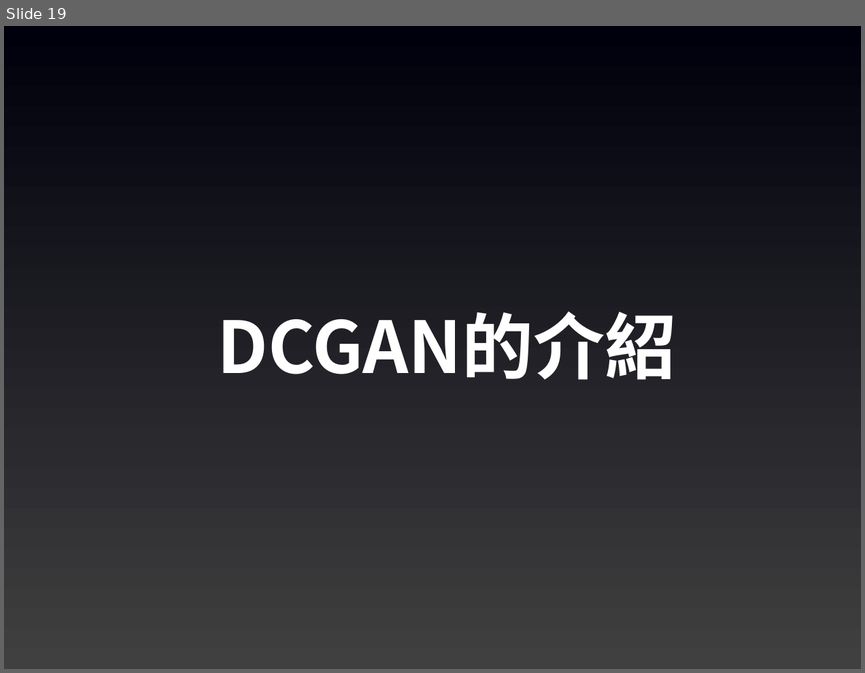
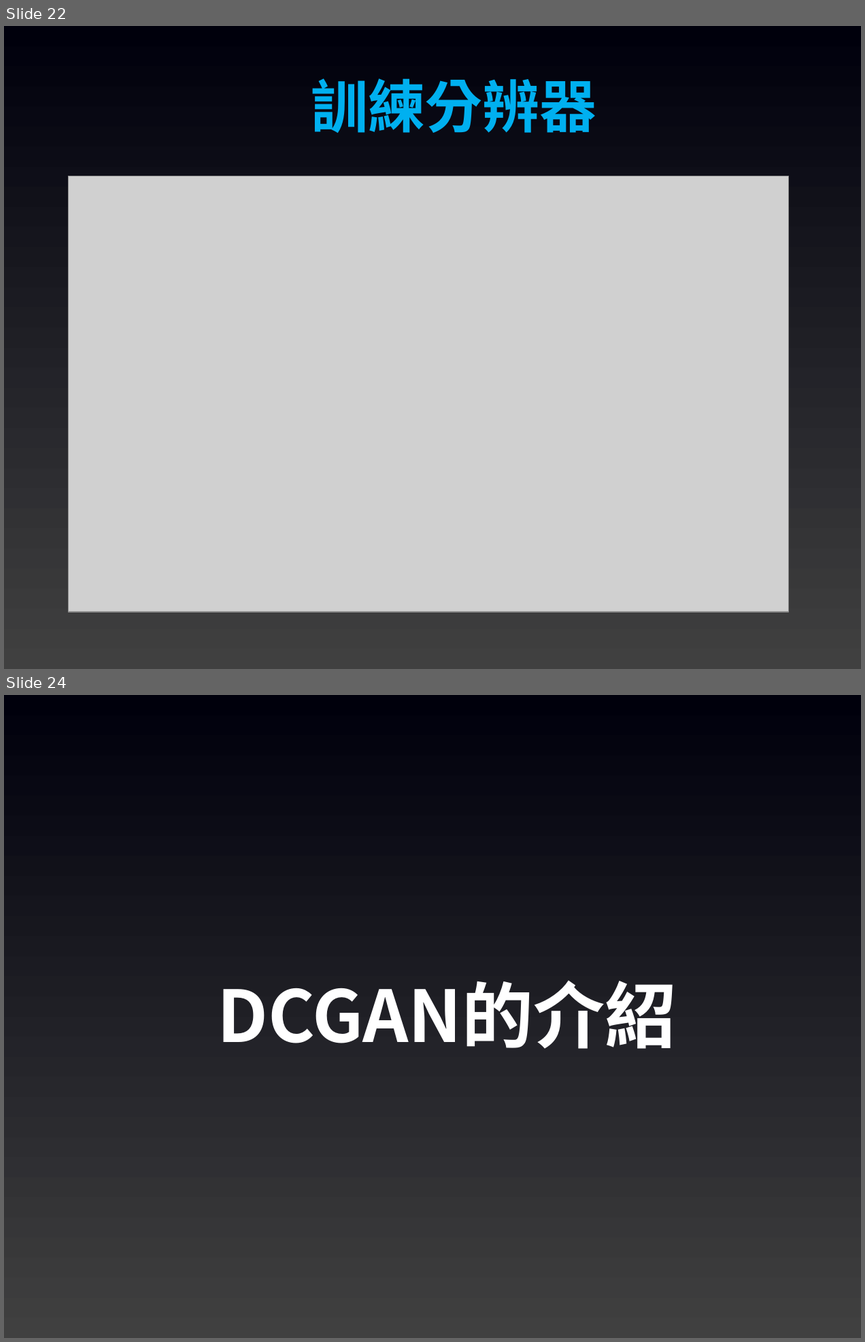
Before and after one commit to joshhu/cht_pytorch_201910, a slide deck: 05 - GAN.pptx. Shown one above the other, each under a label of ours: slide 19 before the commit, slides 22 and 24 after it; the slides between them are not shown. The pictures are 865x673 and 865x1342 pixels, drawn with LibreOffice and Linux fonts; fonts in the diff are those of the drawing; grey boxes stand for pictures. Boxes give left, top, right and bottom in pixels: in the first picture for what was removed or moved away, otherwise in the second. Text is boxed around its words. In the diff, an @@ line names an element or a change of style, - is before the commit and + after.

```diff
--- a/05 - GAN.pptx
+++ b/05 - GAN.pptx
@@ slide 22 added at [4,26,861,669], background gradient #404040 to #00000C @@
@@ text added at [311,78,596,133], 48 pt, text #00B0F0, bold @@
+訓練分辨器
@@ picture added at [68,176,788,611] @@
@@ what was slide 19 is now slide 24 @@
```
Also in this commit, not shown: 1 slide changed, 4 other slides added, 5 other files.
